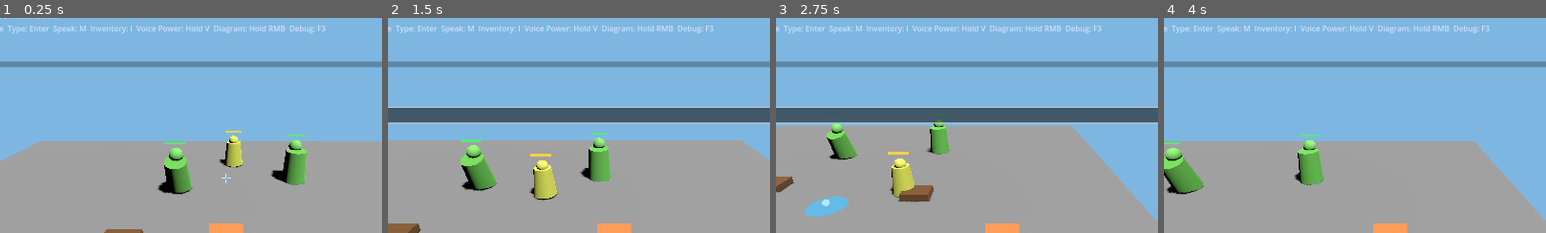
Above: before the commit, frames 1-4 (left to right).
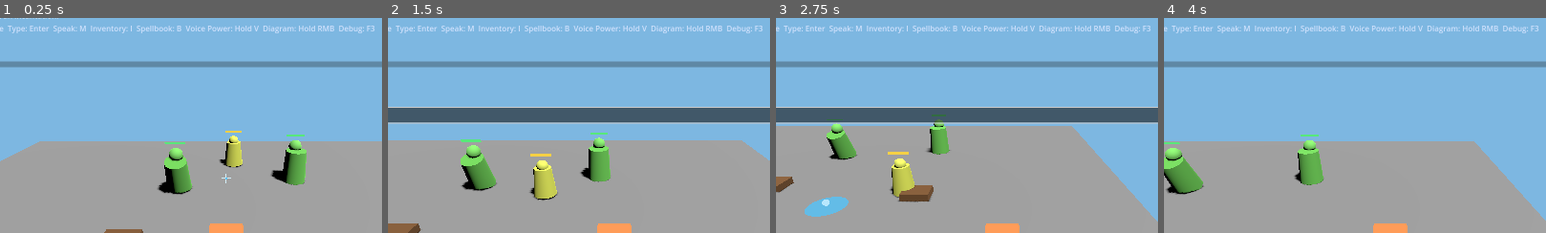
Above: after the commit, the same moments.

Repository: sh4d0w28/the-magic-engine
Game: Godot game, scene res://scenes/Main.tscn
Two runs of this game, one before a commit and one after it. Both use one fixed random seed, a clock stepped at 60 frames per second and the inputs below.
Inputs (mouse positions are % of the whole screen's width and height, from its top left):
- Up to frame 1 (0.25 s): no input
- Up to frame 2 (1.5 s): tap Enter at 0.5 s; move the mouse to (72, 45) at 0.52 s; hold D (move_right) 0.53-1.28 s; hold B (toggle_spellbook, bound only after the commit) 0.53-1.28 s; click (72, 45) at 0.67 s; move the mouse to (30, 55) at 1.27 s; hold S (move_back) from 1.28 s (still down); tap V (voice_charge) at 1.35 s; click (30, 55) at 1.42 s
- Up to frame 3 (2.75 s): tap B (toggle_spellbook, bound only after the commit) at 1.55, 2.3 s; move the mouse to (60, 28) at 2.02 s; release S (move_back) at 2.03 s; hold D (move_right) from 2.03 s (still down); hold M (voice_incantation) from 2.03 s (still down); click (60, 28) at 2.17 s
- Up to frame 4 (4 s): move the mouse to (45, 70) at 2.77 s; release D (move_right) at 2.78 s; release M (voice_incantation) at 2.78 s; hold W (move_forward) 2.78-3.53 s; tap B (toggle_spellbook, bound only after the commit) at 2.85 s; click (45, 70) at 2.92 s; move the mouse to (80, 65) at 3.52 s; hold A (move_left) from 3.53 s (still down); hold B (toggle_spellbook, bound only after the commit) from 3.53 s (still down); tap Enter at 3.6 s; click (80, 65) at 3.67 s
The pictures show only the part of the screen within x 20-70%, y 13-63%; the shares and areas given below are measured in that part.

The runs differ from the first frame. In frame 1, 0.8% of the frame differs, in the area x 35-98%, y 3-8%; in frame 2, 0.8%; in frame 3, 0.8%; in frame 4, 0.8%.

Commit message:
feat: add spellbook notes panel

Diff:
--- a/project.godot
+++ b/project.godot
@@ -52,6 +52,10 @@
 "deadzone": 0.5,
 "events": [Object(InputEventKey,"resource_local_to_scene":false,"resource_name":"","device":-1,"window_id":0,"alt_press …(193 unchanged characters)…
 }
+toggle_spellbook={
+"deadzone": 0.5,
+"events": [Object(InputEventKey,"resource_local_to_scene":false,"resource_name":"","device":-1,"window_id":0,"alt_pressed":false,"shift_pressed":false,"ctrl_pressed":false,"meta_pressed":false,"pressed":false,"keycode":0,"physical_keycode":66,"key_label":0,"unicode":98,"location":0,"echo":false,"script":null)]
+}
 camera_orbit={
 "deadzone": 0.5,
 "events": [Object(InputEventMouseButton,"resource_local_to_scene":false,"resource_name":"","device":-1,"window_id":0,"a …(254 unchanged characters)…
--- a/scenes/Player.tscn
+++ b/scenes/Player.tscn
@@ -3,6 +3,7 @@
 [ext_resource type="Script" path="res://scripts/player/PlayerController.gd" id="1_b4lhy"]
 [ext_resource type="Script" path="res://scripts/player/EnergySystem.gd" id="2_5nohy"]
 [ext_resource type="Script" path="res://scripts/player/InventorySystem.gd" id="3_l7mpt"]
+[ext_resource type="Script" path="res://scripts/player/SpellbookSystem.gd" id="4_10ga2"]
 
 [sub_resource type="BoxShape3D" id="BoxShape3D_player"]
 size = Vector3(1, 2, 1)
@@ -23,6 +24,9 @@
 [node name="InventorySystem" type="Node" parent="."]
 script = ExtResource("3_l7mpt")
 
+[node name="SpellbookSystem" type="Node" parent="."]
+script = ExtResource("4_10ga2")
+
 [node name="MeshInstance3D" type="MeshInstance3D" parent="."]
 mesh = SubResource("BoxMesh_player")
 surface_material_override/0 = SubResource("StandardMaterial3D_player")
--- a/scenes/ui/HUD.tscn
+++ b/scenes/ui/HUD.tscn
@@ -110,6 +110,45 @@
 text = "No items."
 autowrap_mode = 3
 
+[node name="SpellbookPanel" type="PanelContainer" parent="."]
+visible = false
+anchors_preset = 1
+anchor_left = 1.0
+anchor_right = 1.0
+offset_left = -520.0
+offset_top = 320.0
+offset_right = -16.0
+offset_bottom = 760.0
+grow_horizontal = 0
+
+[node name="MarginContainer" type="MarginContainer" parent="SpellbookPanel"]
+layout_mode = 2
+theme_override_constants/margin_left = 12
+theme_override_constants/margin_top = 12
+theme_override_constants/margin_right = 12
+theme_override_constants/margin_bottom = 12
+
+[node name="VBoxContainer" type="VBoxContainer" parent="SpellbookPanel/MarginContainer"]
+layout_mode = 2
+
+[node name="TitleLabel" type="Label" parent="SpellbookPanel/MarginContainer/VBoxContainer"]
+layout_mode = 2
+text = "Spellbook"
+
+[node name="KnownSpellsLabel" type="Label" parent="SpellbookPanel/MarginContainer/VBoxContainer"]
+layout_mode = 2
+text = "Known spells unavailable."
+autowrap_mode = 3
+
+[node name="NotesLabel" type="Label" parent="SpellbookPanel/MarginContainer/VBoxContainer"]
+layout_mode = 2
+text = "Notes"
+
+[node name="NotesEdit" type="TextEdit" parent="SpellbookPanel/MarginContainer/VBoxContainer"]
+custom_minimum_size = Vector2(0, 220)
+layout_mode = 2
+placeholder_text = "Write observations, spell tweaks, and field notes here..."
+
 [node name="AimReticle" type="Control" parent="."]
 layout_mode = 0
 offset_left = -10.0
--- a/scripts/input/InputController.gd
+++ b/scripts/input/InputController.gd
@@ -7,12 +7,14 @@
 @onready var _voice_incantation_recognizer: Node = $VoiceIncantationRecognizer
 @onready var _diagram_recognizer: Node = $DiagramRecognizer
 @onready var _inventory_system: Node = $"../Player/InventorySystem"
+@onready var _spellbook_system: Node = $"../Player/SpellbookSystem"
 
 var _voice_mode_enabled := false
 
 
 func _ready() -> void:
 	_hud.input_submitted.connect(_on_input_submitted)
+	_hud.spellbook_notes_changed.connect(_on_spellbook_notes_changed)
 	_voice_power_tracker.voice_power_changed.connect(_on_voice_power_changed)
 	_voice_incantation_recognizer.listening_started.connect(_on_voice_listening_started)
 	_voice_incantation_recognizer.listening_stopped.connect(_on_voice_listening_stopped)
@@ -24,6 +26,8 @@
 	_voice_incantation_recognizer.listen_timeout.connect(_on_voice_listen_timeout)
 	_diagram_recognizer.diagram_changed.connect(_on_diagram_changed)
 	_inventory_system.inventory_changed.connect(_on_inventory_changed)
+	_spellbook_system.notes_changed.connect(_on_spellbook_notes_loaded)
+	_spellbook_system.known_spells_changed.connect(_on_known_spells_changed)
 	get_tree().set_meta("show_debug_hitboxes", false)
 	call_deferred("_initialize_ui_state")
 
@@ -36,6 +40,8 @@
 	_hud.set_mic_level(0.0)
 	_hud.set_voice_listen_window(0.0)
 	_on_inventory_changed(_inventory_system.get_items())
+	_on_spellbook_notes_loaded(_spellbook_system.get_notes())
+	_on_known_spells_changed(_spellbook_system.get_known_spells())
 	_on_voice_power_changed(_voice_power_tracker.get_voice_power())
 	_on_diagram_changed(_diagram_recognizer.get_diagram_result())
 
@@ -56,6 +62,9 @@
 		elif event.is_action_pressed("toggle_inventory"):
 			_toggle_inventory_panel()
 			get_viewport().set_input_as_handled()
+		elif event.is_action_pressed("toggle_spellbook"):
+			_toggle_spellbook_panel()
+			get_viewport().set_input_as_handled()
 		elif event.keycode == KEY_ESCAPE and _hud.is_input_open():
 			_hud.close_input()
 			_hud.set_status("Input cancelled.")
@@ -89,6 +98,18 @@
 
 func _on_inventory_changed(items: Dictionary) -> void:
 	_hud.set_inventory_items(items)
+
+
+func _on_known_spells_changed(spells: Array[Dictionary]) -> void:
+	_hud.set_known_spells(spells)
+
+
+func _on_spellbook_notes_loaded(notes: String) -> void:
+	_hud.set_spellbook_notes(notes)
+
+
+func _on_spellbook_notes_changed(notes: String) -> void:
+	_spellbook_system.set_notes(notes)
 
 
 func _toggle_debug_hitboxes() -> void:
@@ -165,6 +186,8 @@
 func _toggle_inventory_panel() -> void:
 	if _hud.is_input_open():
 		_hud.close_input()
+	if _hud.is_spellbook_panel_open():
+		_hud.close_spellbook_panel()
 	var is_open: bool = _hud.toggle_inventory_panel()
 	if is_open:
 		if _voice_mode_enabled:
@@ -174,6 +197,22 @@
 	else:
 		_hud.set_status("Inventory closed.")
 		_debug_panel.set_message("Inventory panel closed.")
+
+
+func _toggle_spellbook_panel() -> void:
+	if _hud.is_input_open():
+		_hud.close_input()
+	if _hud.is_inventory_panel_open():
+		_hud.close_inventory_panel()
+	var is_open: bool = _hud.toggle_spellbook_panel()
+	if is_open:
+		if _voice_mode_enabled:
+			_set_voice_mode_enabled(false)
+		_hud.set_status("Spellbook opened.")
+		_debug_panel.set_message("Spellbook panel opened.")
+	else:
+		_hud.set_status("Spellbook closed.")
+		_debug_panel.set_message("Spellbook panel closed.")
 
 
 func _toggle_voice_mode() -> void:
--- /dev/null
+++ b/scripts/player/SpellbookSystem.gd
@@ -0,0 +1,45 @@
+extends Node
+class_name SpellbookSystem
+
+signal notes_changed(notes: String)
+signal known_spells_changed(spells: Array[Dictionary])
+
+var _spell_definitions := preload("res://scripts/magic/SpellDefinitions.gd").new()
+var _notes := ""
+var _known_spells: Array[Dictionary] = []
+
+
+func _ready() -> void:
+	_load_known_spells()
+	_emit_all()
+
+
+func get_notes() -> String:
+	return _notes
+
+
+func set_notes(value: String) -> void:
+	_notes = value
+	notes_changed.emit(_notes)
+
+
+func get_known_spells() -> Array[Dictionary]:
+	return _known_spells.duplicate(true)
+
+
+func _load_known_spells() -> void:
+	_known_spells.clear()
+	for incantation in ["RAK", "RAK TOR", "RAK DUM"]:
+		var definition: Dictionary = _spell_definitions.get_spell_by_incantation(incantation)
+		if definition.is_empty():
+			continue
+		_known_spells.append({
+			"name": str(definition.get("name", "")),
+			"incantation": str(definition.get("incantation", "")),
+			"diagram": str(definition.get("diagram", "none"))
+		})
+
+
+func _emit_all() -> void:
+	known_spells_changed.emit(get_known_spells())
+	notes_changed.emit(_notes)
--- a/scripts/tests/AcceptanceRunner.gd
+++ b/scripts/tests/AcceptanceRunner.gd
@@ -38,6 +38,7 @@
 	var spell_manager: Node = main.get_node("SpellManager")
 	var energy_system: Node = player.get_node("EnergySystem")
 	var inventory_system: Node = player.get_node("InventorySystem")
+	var spellbook_system: Node = player.get_node("SpellbookSystem")
 	var active_spells: Node3D = spell_manager.get_node("ActiveSpells")
 	var wood_piles: Node = world.get_node("Environment/WoodPiles")
 	var target_dummies: Node = world.get_node("Environment/TargetDummies")
@@ -64,6 +65,7 @@
 	_assert(is_equal_approx(player.get_health(), 100.0), "Health starts at 100")
 	_assert(is_equal_approx(player.get_mana(), 100.0), "Mana starts at 100")
 	_assert(inventory_system.get_items().has("Kindling"), "Inventory starts with starter items")
+	_assert(spellbook_system.get_known_spells().size() >= 3, "Spellbook starts with known spells")
 	energy_system.mana = 50.0
 	energy_system._process(1.0)
 	_assert(energy_system.mana > 50.0, "Mana regenerates")
@@ -101,6 +103,19 @@
 	input_controller._toggle_inventory_panel()
 	await process_frame
 	_assert(not hud.get_node("InventoryPanel").visible, "Inventory toggle closes inventory panel")
+
+	input_controller._toggle_spellbook_panel()
+	await process_frame
+	_assert(hud.get_node("SpellbookPanel").visible, "Spellbook toggle opens spellbook panel")
+	_assert(hud.get_node("SpellbookPanel/MarginContainer/VBoxContainer/KnownSpellsLabel").text.contains("Fireball"), "Spellbook shows known spells")
+	var notes_edit: TextEdit = hud.get_node("SpellbookPanel/MarginContainer/VBoxContainer/NotesEdit")
+	notes_edit.text = "Fireball blooms wider near wood."
+	hud._on_spellbook_notes_text_changed()
+	await process_frame
+	_assert(spellbook_system.get_notes() == "Fireball blooms wider near wood.", "Spellbook notes persist to player state")
+	input_controller._toggle_spellbook_panel()
+	await process_frame
+	_assert(not hud.get_node("SpellbookPanel").visible, "Spellbook toggle closes spellbook panel")
 
 	input_controller._toggle_voice_mode()
 	await process_frame
@@ -331,6 +346,8 @@
 	world.get_node("Environment/TargetDummies").add_child(destroy_dummy)
 	destroy_dummy.global_position = Vector3(4.0, 0.0, -4.0)
 	await process_frame
+	var score_label: Label = hud.get_node("MarginContainer/VBoxContainer/ScoreLabel")
+	var score_before_destroy: int = int(score_label.text.trim_prefix("Score: "))
 	var destroy_dummy_body: MeshInstance3D = destroy_dummy.get_node("BodyMesh")
 	var destroy_dummy_health_fill: MeshInstance3D = destroy_dummy.get_node("HealthBarPivot/HealthBarFill")
 	var body_color_before: Color = destroy_dummy_body.get_active_material(0).albedo_color
@@ -353,19 +370,24 @@
 			break
 		destroy_dummy._process(0.016)
 	await process_frame
+	var score_after_destroy: int = int(score_label.text.trim_prefix("Score: "))
 	_assert(not is_instance_valid(destroy_dummy) or destroy_dummy.is_queued_for_deletion(), "Target dummy is destroyed at zero health")
-	_assert(hud.get_node("MarginContainer/VBoxContainer/ScoreLabel").text.ends_with("1"), "Destroying dummy increases score")
+	_assert(score_after_destroy > score_before_destroy, "Destroying dummy increases score")
 	_assert(hud.get_node("MarginContainer/VBoxContainer/CombatFeedLabel").text.contains("Dummy destroyed"), "Combat feed reports dummy destruction")
 
+	main.reset_encounter()
+	await process_frame
+	await process_frame
+	var refreshed_hostile: CharacterBody3D = hostiles.get_child(0)
 	player.restore_to_full()
 	var player_health_before_hit: float = player.get_health()
-	hostile_enemy.force_attack_player()
+	refreshed_hostile.force_attack_player()
 	await process_frame
 	_assert(player.get_health() < player_health_before_hit, "Hostile enemy damages player on contact")
 
 	player.restore_to_full()
 	player.take_damage(88.0)
-	hostile_enemy.force_attack_player()
+	refreshed_hostile.force_attack_player()
 	await process_frame
 	main._process(float(main.get("encounter_reset_delay_seconds")) + 0.1)
 	await process_frame
--- a/scripts/ui/HUD.gd
+++ b/scripts/ui/HUD.gd
@@ -1,6 +1,7 @@
 extends Control
 
 signal input_submitted(text: String)
+signal spellbook_notes_changed(notes: String)
 
 @onready var _health_label: Label = $MarginContainer/VBoxContainer/HealthLabel
 @onready var _mana_label: Label = $MarginContainer/VBoxContainer/ManaLabel
@@ -16,6 +17,9 @@
 @onready var _input_line: LineEdit = $MarginContainer/VBoxContainer/InputLine
 @onready var _inventory_panel: PanelContainer = $InventoryPanel
 @onready var _inventory_items_label: Label = $InventoryPanel/MarginContainer/VBoxContainer/InventoryItemsLabel
+@onready var _spellbook_panel: PanelContainer = $SpellbookPanel
+@onready var _known_spells_label: Label = $SpellbookPanel/MarginContainer/VBoxContainer/KnownSpellsLabel
+@onready var _notes_edit: TextEdit = $SpellbookPanel/MarginContainer/VBoxContainer/NotesEdit
 @onready var _aim_reticle: Control = $AimReticle
 
 var _mic_mode_enabled := false
@@ -24,6 +28,7 @@
 
 func _ready() -> void:
 	_input_line.text_submitted.connect(_on_input_submitted)
+	_notes_edit.text_changed.connect(_on_spellbook_notes_text_changed)
 	_input_line.hide()
 	var player := get_tree().get_first_node_in_group("player_controller")
 	if player != null and player.has_signal("health_mana_changed"):
@@ -31,7 +36,7 @@
 		set_health_and_mana(player.get_health(), player.get_mana())
 	_controls_label.modulate = Color(0.85, 0.9, 1.0, 0.9)
 	_combat_feed_label.modulate = Color(1.0, 0.9, 0.7, 0.95)
-	_controls_label.text = "Move: WASD  Camera: Hold LMB + Mouse  Type: Enter  Speak: M  Inventory: I  Voice Power: Hold V  Diagram: Hold RMB  Debug: F3"
+	_controls_label.text = "Move: WASD  Camera: Hold LMB + Mouse  Type: Enter  Speak: M  Inventory: I  Spellbook: B  Voice Power: Hold V  Diagram: Hold RMB  Debug: F3"
 
 
 func _process(_delta: float) -> void:
@@ -113,6 +118,45 @@
 	return _inventory_panel.visible
 
 
+func set_known_spells(spells: Array[Dictionary]) -> void:
+	if spells.is_empty():
+		_known_spells_label.text = "Known spells unavailable."
+		return
+
+	var lines: Array[String] = []
+	for spell in spells:
+		lines.append("%s | %s | %s" % [
+			str(spell.get("name", "")),
+			str(spell.get("incantation", "")),
+			str(spell.get("diagram", "none"))
+		])
+	_known_spells_label.text = "\n".join(lines)
+
+
+func set_spellbook_notes(notes: String) -> void:
+	if _notes_edit.text == notes:
+		return
+	_notes_edit.text = notes
+
+
+func toggle_spellbook_panel() -> bool:
+	_spellbook_panel.visible = not _spellbook_panel.visible
+	if _spellbook_panel.visible:
+		_notes_edit.grab_focus()
+	else:
+		_notes_edit.release_focus()
+	return _spellbook_panel.visible
+
+
+func close_spellbook_panel() -> void:
+	_spellbook_panel.hide()
+	_notes_edit.release_focus()
+
+
+func is_spellbook_panel_open() -> bool:
+	return _spellbook_panel.visible
+
+
 func open_input() -> void:
 	_input_line.show()
 	_input_line.grab_focus()
@@ -136,6 +180,10 @@
 
 func _on_input_submitted(text: String) -> void:
 	input_submitted.emit(text)
+
+
+func _on_spellbook_notes_text_changed() -> void:
+	spellbook_notes_changed.emit(_notes_edit.text)
 
 
 func _update_aim_reticle() -> void:
